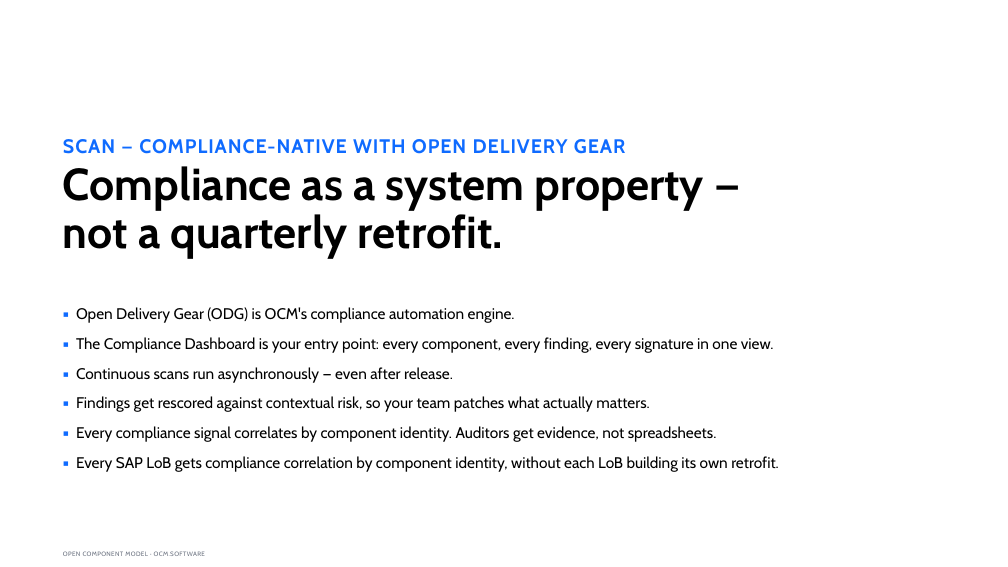
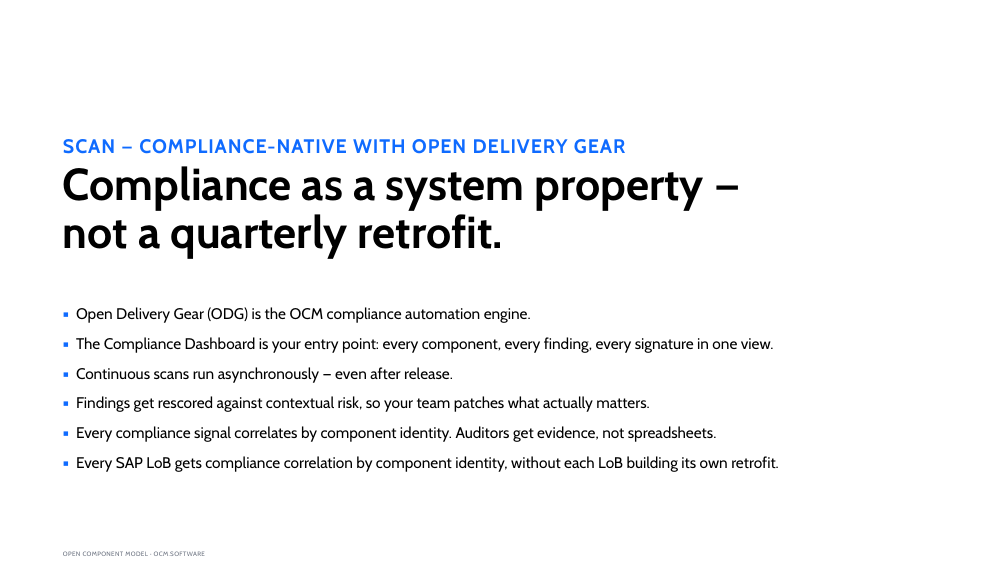
Before and after one commit to morri-son/open-component-model, a slide deck: slide 10 of docs/community/marketing/decks/exec-phase1/OCM-Sovereign-Delivery-Internal-Sponsor.pptx. Drawn at 1008x567 pixels with LibreOffice and Linux fonts; fonts in the diff are those of the drawing. Boxes give left, top, right and bottom in pixels: in the first picture for what was removed or moved away, otherwise in the second. Text is boxed around its words. In the diff, an @@ line names an element or a change of style, - is before the commit and + after.

```diff
--- a/docs/community/marketing/decks/exec-phase1/OCM-Sovereign-Delivery-Internal-Sponsor.pptx
+++ b/docs/community/marketing/decks/exec-phase1/OCM-Sovereign-Delivery-Internal-Sponsor.pptx
@@ text at (76,307,531,323): text changed @@
-▪ Open Delivery Gear (ODG) is OCM's compliance automation engine.
+▪ Open Delivery Gear (ODG) is the OCM compliance automation engine.
```
Also in this commit, not shown: 3 other slides changed, 1 slide added, 1 slide removed, 10 other files.
